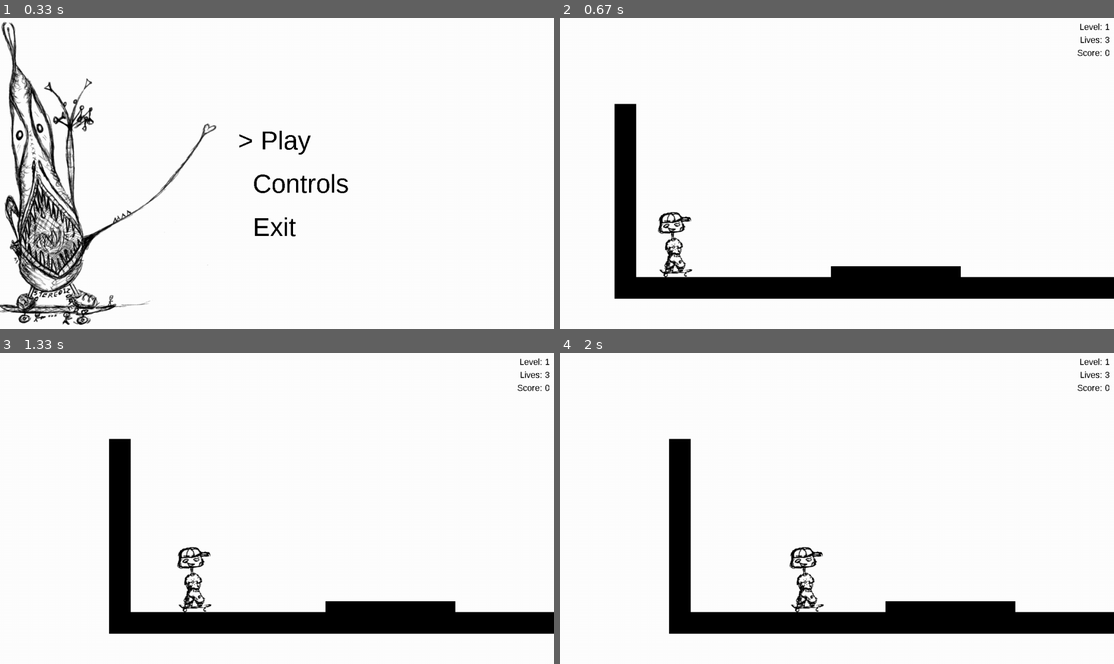
Above: before the commit, frames 1-4 (two rows, left to right).
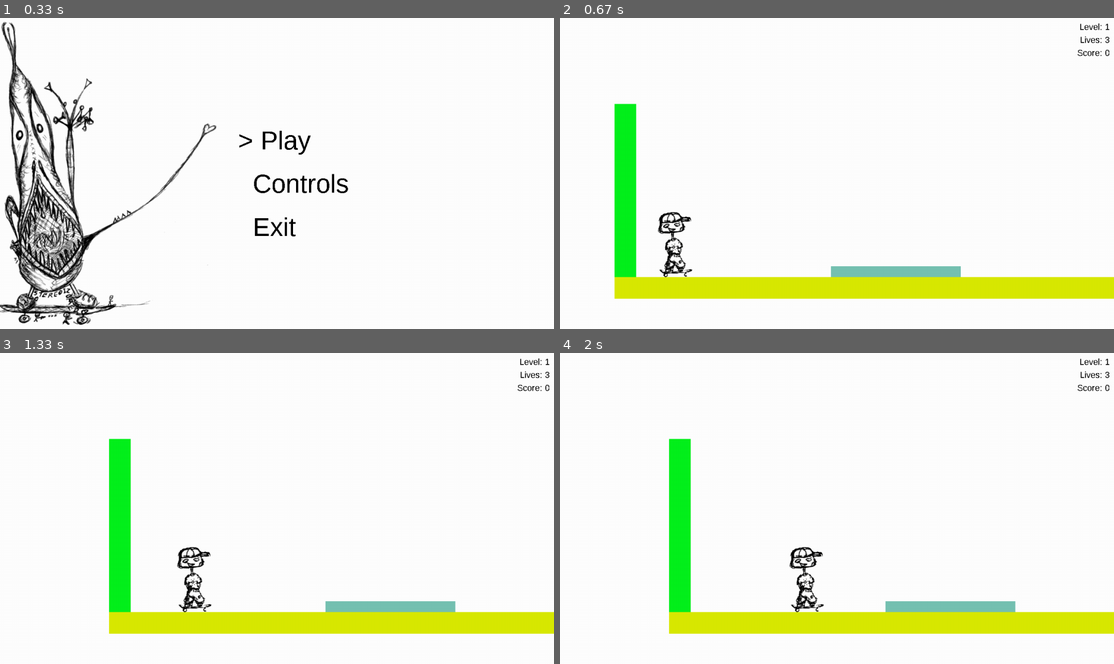
Above: after the commit, the same moments.

Repository: spookydoodle/bounce_pygame
Game: pygame game, started from main.py
Two runs of this game, one before a commit and one after it. Both use one fixed random seed, a clock stepped at 60 frames per second and the inputs below.
Inputs:
- Up to frame 1 (0.33 s): no input
- Up to frame 2 (0.67 s): tap Enter at 0.33 s
- Up to frame 3 (1.33 s): tap A at 0.67 s; tap D at 1 s
- Up to frame 4 (2 s): hold Right from 1.83 s (still down)

Frame 1 is identical in both runs. In frame 2, 9.4% of the frame differs, in the area x 9-100%, y 27-91%; in frame 3, 8.7%; in frame 4, 8.7%.

Commit message:
Image cleanup

Diff:
--- a/main.py
+++ b/main.py
@@ -8,19 +8,16 @@
 from skater.exit import Exit
 from skater.router import Router
 from skater.destination import Destination
-from skater import images
+from skater import image, image_paths
 
+size = width, height = (1280, 720)
 
-# Set fonts for drawing
+# Set game window frame, background amd fonts for printing
 pygame.init()
 pygame.font.init()
+screen = pygame.display.set_mode(size)
 
-# Set game window frame, background amd fonts for printing
-background_image = pygame.image.load(images.BACKGROUND)
-##size = width, height = background_image.get_rect().width, background_image.get_rect().height
-size = width, height = (1280, 720)
-screen = pygame.display.set_mode(size)
-##screen.blit(background_image, (0, 0))
+background_image = image.Image.load(image_paths.BACKGROUND)
 
 done = False
 clock = pygame.time.Clock()
--- a/skater/controls.py
+++ b/skater/controls.py
@@ -54,7 +54,7 @@
         selected_marker = ">"; unselected_marker = " "
 
         # clean game area
-        screen.blit(background_image, (0, 0))
+        screen.blit(background_image.raw_image, (0, 0))
 
 
         for j in range(len(self.CONTROLS_DESC[0])):
--- a/skater/game.py
+++ b/skater/game.py
@@ -6,7 +6,7 @@
 from .score import *
 from .camera import *
 from skater.destination import Destination
-
+from . import image, image_paths
 
 class Game(State):
 
@@ -65,9 +65,11 @@
 
     # return all obstacle objects listed in OBSTACLES in obstacles_list.py
     def create_obstacles(self):
-
-        return [Obstacle(image = pygame.Surface(obstacle[1]), \
-            x = obstacle[0][0], y = obstacle[0][1]) \
+        return [
+            Obstacle(
+                image = image.Image.create(obstacle[1]),
+                x = obstacle[0][0],
+                y = obstacle[0][1])
             for obstacle in list(OBSTACLES.values())]
 
 
--- /dev/null
+++ b/skater/image.py
@@ -0,0 +1,47 @@
+import random
+
+import pygame
+
+class Image:
+    """
+    A wrapper around a pygame image class. It provides a common interface for
+    drawable elements.
+
+    The code outside of this class should not use any other image-related APIs.
+
+    `self.shape` is a pygame.rect instance for now.
+    Will be replaced by another class once non-rectangular shapes are supported
+    """
+    def __init__(self, raw_image):
+        self.raw_image = raw_image
+        self.shape = raw_image.get_rect()
+
+    @classmethod
+    def load(cls, path):
+        """
+        Loads and prepares an image from a local file
+        """
+        return Image(pygame.image.load(path).convert_alpha())
+
+    @classmethod
+    def create(cls, size, color=None):
+        """
+        Creates a new rectangular surface
+        """
+        # If no color was specified, just create a random one
+        color = color or cls.random_color()
+
+        surface = pygame.Surface(size)
+        surface.fill(color)
+        return Image(surface)
+
+    @staticmethod
+    def random_color():
+        # colors are integers of value <0, 255>
+        lo = 0
+        hi = 255
+
+        return [
+            random.randint(lo, hi)
+            for _ in range(3)
+        ]
--- a/skater/menu.py
+++ b/skater/menu.py
@@ -54,7 +54,7 @@
         selected_marker = ">"; unselected_marker = " "
 
         # clean game area
-        screen.blit(background_image, (0, 0))
+        screen.blit(background_image.raw_image, (0, 0))
 
         for i in range(len(self.OPTIONS)):
             if i == self.selected_index: text = "{} {}".format(selected_marker, self.OPTIONS[i])
--- a/skater/obstacles.py
+++ b/skater/obstacles.py
@@ -4,16 +4,10 @@
 
 class Obstacle(pygame.sprite.Sprite):
 
-    def __init__(self, image_path = None, image = None, x = 0, y = 0):
+    def __init__(self, image, x = 0, y = 0):
         super().__init__()
-
-        if image_path != None:
-            self.image = pygame.image.load(image_path).convert_alpha()
-        else:
-            self.image = image
-            self.image.fill((0, 0, 0))
-
-        self.rect = self.image.get_rect()
+        self.image = image
+        self.rect = self.image.shape
         self.rect.x = x
         self.rect.y = y
 
--- a/skater/player.py
+++ b/skater/player.py
@@ -2,7 +2,7 @@
 from pygame.locals import *
 from .dicts import *
 
-from skater import images
+from . import image, image_paths
 
 
 class Player(pygame.sprite.Sprite):
@@ -25,8 +25,8 @@
 
         self.speed_unit = speed_unit
 
-        self.image = pygame.image.load(images.PLAYER_MAIN).convert_alpha()
-        self.rect = self.image.get_rect()
+        self.image = image.Image.load(image_paths.PLAYER_MAIN)
+        self.rect = self.image.shape
 
         # acceleration, velocity, mass - used for acceleration and deceleration.
         # separate velocities for movement on x axis (right/left) and y axis (jump)
@@ -55,10 +55,6 @@
 
     def is_moving_left(self):
         return self.v_x < 0
-
-    # function to load sprite images for each action/trick
-    def load_image(self, path):
-        self.image = pygame.image.load(path).convert_alpha()
 
     # handle user input
     def move(self, screen, event, gameboard):
@@ -163,12 +159,14 @@
 
         if self.is_mid_air() or self.is_manual:
             if self.is_moving_left():
-                img = images.PLAYER_NOSE_MANUAL
+                img = image_paths.PLAYER_NOSE_MANUAL
             else:
-                img = images.PLAYER_MANUAL
+                img = image_paths.PLAYER_MANUAL
 
-        elif self.is_crashed(): img = images.PLAYER_CRASH
+        elif self.is_crashed():
+            img = image_paths.PLAYER_CRASH
 
-        else: self.image = img = images.PLAYER_MAIN
+        else:
+            img = image_paths.PLAYER_MAIN
 
-        self.image = pygame.image.load(img).convert_alpha()
+        self.image = image.Image.load(img)
--- a/skater/render_functions.py
+++ b/skater/render_functions.py
@@ -12,4 +12,4 @@
 def draw_sprite(screen, sprite, camera):
 
     rendering_position = (sprite.rect.x - camera.x, sprite.rect.y - camera.y)
-    screen.blit(sprite.image, rendering_position)
+    screen.blit(sprite.image.raw_image, rendering_position)
--- /dev/null
+++ b/tests/test_image.py
@@ -0,0 +1,15 @@
+import pygame
+from unittest import TestCase
+
+from skater.image import Image
+
+class TestCreate(TestCase):
+    def test_creates_a_rectangle_of_correct_size(self):
+        color = (0, 0, 0)
+        shape = (100, 200)
+
+        got = Image.create(shape, color)
+
+        self.assertEqual(
+            (got.shape.width, got.shape.height),
+            shape)
--- a/tests/test_obstacle.py
+++ b/tests/test_obstacle.py
@@ -2,7 +2,7 @@
 from unittest import TestCase
 
 from skater.obstacles import Obstacle
-from skater import images
+from skater import image, image_paths
 
 from .mock_rect import shifted, makeMockRect
 
@@ -20,8 +20,8 @@
         """
         size = width, height = (1280, 720)
         screen = pygame.display.set_mode(size)  # FIXME: decouple Obstacle from pygame.display
-        image = images.PLAYER_MAIN  # some image is needed to construct an Obstacle
-        self.obstacle = Obstacle(image)
+        img = image.Image.load(image_paths.PLAYER_MAIN)  # some image is needed to construct an Obstacle
+        self.obstacle = Obstacle(img)
         self.base_rect = makeMockRect(self.obstacle.rect)
 
         # Overlapping rectangles
